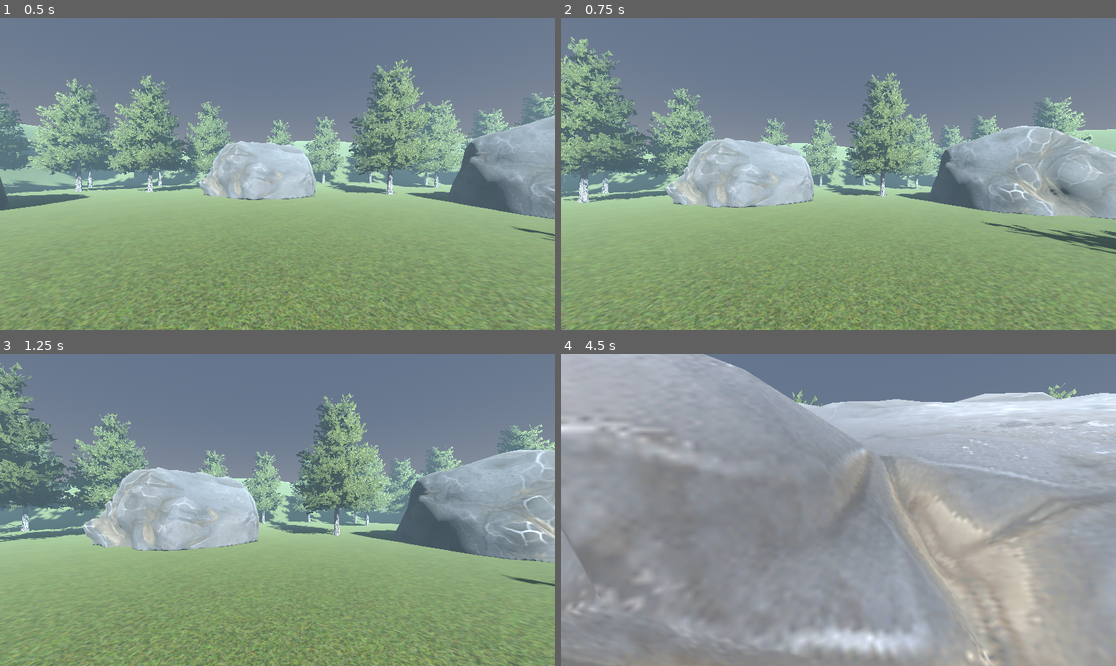
Above: before the commit, frames 1-4 (two rows, left to right).
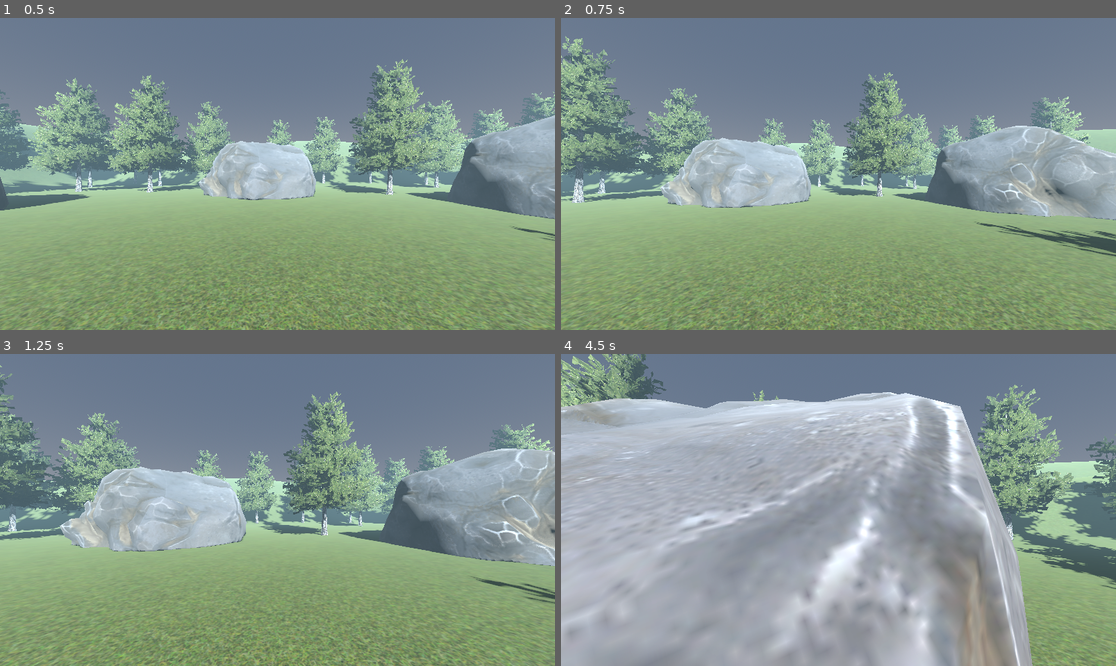
Above: after the commit, the same moments.

Repository: Abdulkader-Safi/walking_simulator_godot
Game: Godot game, scene res://Main.tscn
The game is run twice, just before and just after one commit, with the same random seed, the same clock (stepped at 60 frames per second) and the same inputs.
Inputs (mouse positions are in pixels of both pictures, inside the frame that each line leads up to):
- Up to frame 1 (0.5 s): no input
- Up to frame 2 (0.75 s): tap Enter at 0.5 s; move the mouse to (866, 174) at 0.52 s; hold W (move_forward) from 0.53 s (still down)
- Up to frame 3 (1.25 s): keep holding W (move_forward)
- Up to frame 4 (4.5 s): keep holding W (move_forward); move the mouse to (810, 510) at 1.27 s; move the mouse to (849, 503) at 2.02 s; move the mouse to (832, 516) at 2.77 s; move the mouse to (877, 513) at 3.52 s; move the mouse to (794, 506) at 4.27 s

Frame 1 is identical in both runs. In frame 2, 15% of the frame differs, in the area x 0-100%, y 5-100%; in frame 3, 22%; in frame 4, 68%, in the area x 0-100%, y 0-100%.

Commit message:
refactor player movement logic for improved direction handling

Diff:
--- a/Scripts/player.gd
+++ b/Scripts/player.gd
@@ -22,8 +22,11 @@
 	Input.set_mouse_mode(Input.MOUSE_MODE_CAPTURED)
 
 func _physics_process(_delta: float) -> void:
+	# Movement
 	var move_input = Input.get_vector("move_left", "move_right", "move_forward", "move_back")
-	velocity = Vector3(move_input.x, 0, move_input.y).normalized() * max_speed
+	# velocity = Vector3(move_input.x, 0, move_input.y).normalized() * max_speed
+	var move_dir = (transform.basis * Vector3(move_input.x, 0, move_input.y)).normalized()
+	velocity = move_dir * max_speed
 
 	move_and_slide()
 
